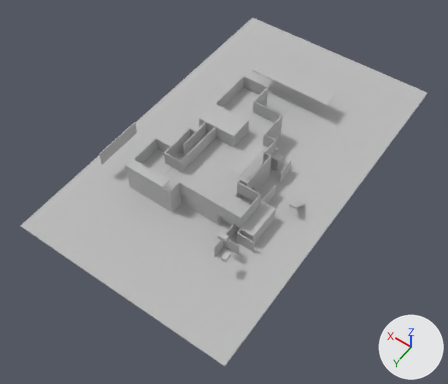
What one commit did to the OBJ model Assets/Props/building.obj.
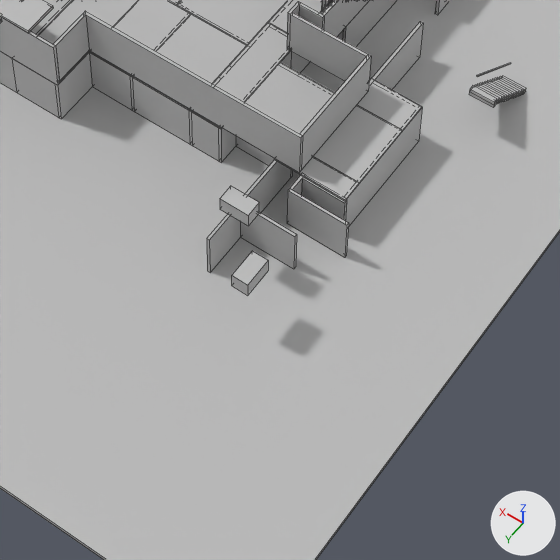
There are two pictures of each version: one whole from a camera (50 mm lens) standing at (-51.0, 82.3, 99.1) and looking at (-4.8, 17.6, -2.5), one close up on the part from 35% to 70% of the width and 46% to 88% of the height. The axes (+X, +Y, +Z) are drawn at lower right. The lights are the same throughout. The close-ups show mesh edges as thin lines. Where no turn or scale is listed for an object, it has been applied to the vertices. Vertices at the same position are counted once.

The first close-up shows 'building'.
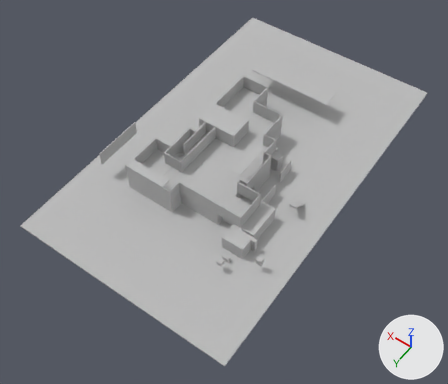
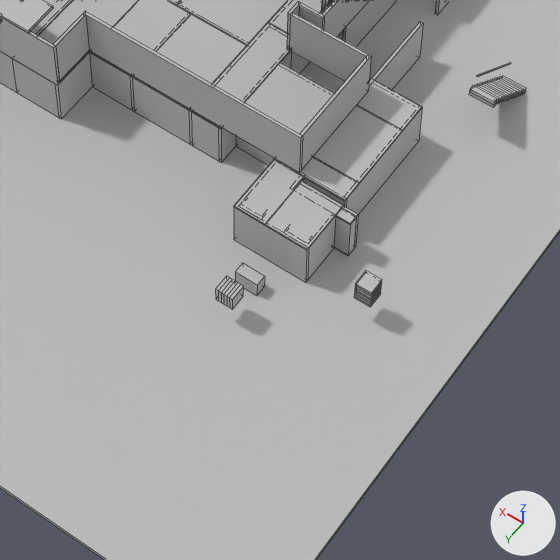
Scene script edits in JSON lines:
```json
{"block": "me_building", "where": "# used by ob_building; location = (0.0, 0.0, 0.0)"}
{"op": "remove", "block": "me_building", "code": "me_building.from_pydata(...)  # 2017 vertices, 1639 faces; spans x -27.4..21.2, y -31.6..49.0, z -0.1..7.8"}
{"op": "add", "block": "me_building", "code": "me_building.from_pydata(...)  # 2426 vertices, 1969 faces; spans x -27.4..21.2, y -31.6..49.0, z -0.1..7.8"}
{"block": "me_building", "change": "me_building part 1: a new loose piece, a box spanning x -18.95..-15.33, y 27.05..27.62, z 3.28..3.38, in mat_initialshadinggroup (grey #bcbcbc)"}
{"block": "me_building", "change": "me_building part 2: a new loose piece, a box spanning x -18.95..-17.84, y 27.05..27.62, z 0.29..3.28, in mat_initialshadinggroup (grey #bcbcbc)"}
{"block": "me_building", "change": "me_building part 3: a new loose piece, a box spanning x -18.029..-15.33, y 26.861..30.316, z 3.379..3.471, in mat_initialshadinggroup (grey #bcbcbc)"}
{"block": "me_building", "change": "me_building part 4: the loose piece of 8 vertices spanning x -17.4..-16.4, y 33.0..34.8, z 4.3..5.3 is deleted"}
{"block": "me_building", "change": "me_building part 5: the loose piece of 8 vertices spanning x -15.3..-13.5, y 30.8..31.8, z 5.1..6.1 is deleted"}
{"block": "me_building", "change": "me_building part 6: 12 vertices moved from x -18.0..-13.3, y 26.5..32.8, z 0.2..3.4 to x -15.3..-13.3, y 27.0..30.1, z 0.2..3.4; 16 vertices removed from x -18.8..-13.5, y 27.6..30.0, z 0.2..3.4; 201 vertices added at x -22.2..-13.3, y 26.6..34.8, z 0.2..3.5"}
```

Changed parts and their boxes (x1, y1, x2, y2) in the close-ups (560 x 560 px):
```json
{"part": 1, "of": "me_building", "change": "added", "after": [336, 208, 356, 225]}
{"part": 2, "of": "me_building", "change": "added", "after": [334, 217, 356, 255]}
{"part": 3, "of": "me_building", "change": "added", "after": [265, 181, 344, 250]}
{"part": 4, "of": "me_building", "change": "deleted", "before": [232, 251, 268, 295]}
{"part": 5, "of": "me_building", "change": "deleted", "before": [220, 186, 259, 226]}
{"part": 6, "of": "me_building", "change": "built on", "before": [207, 160, 349, 272], "after": [215, 157, 382, 309]}
```
